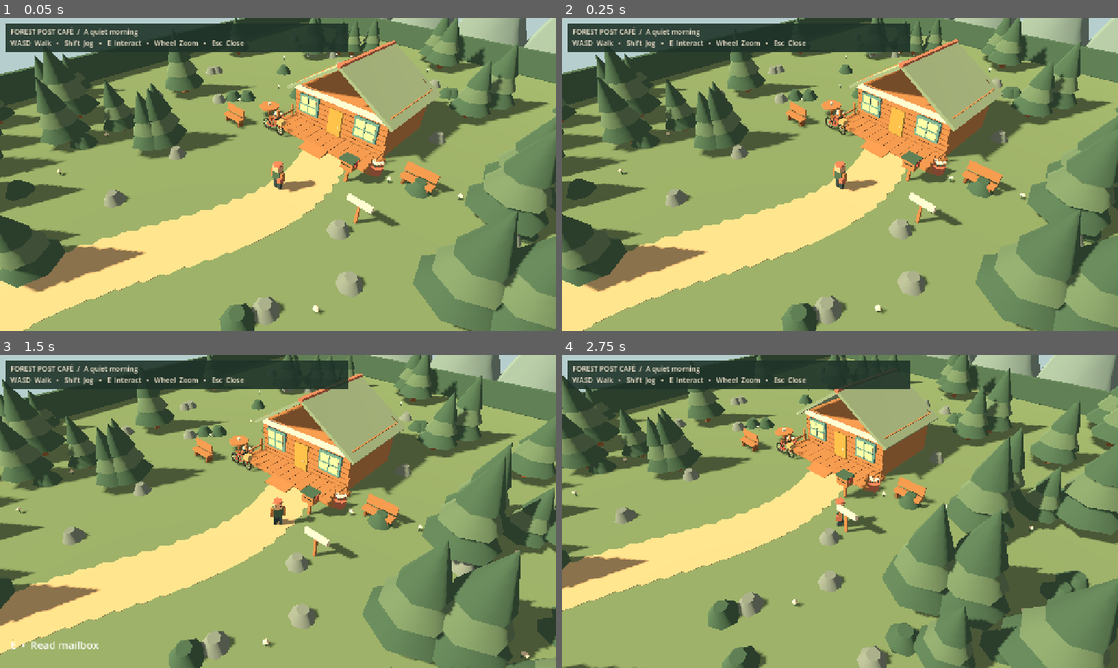
Above: before the commit, frames 1-4 (two rows, left to right).
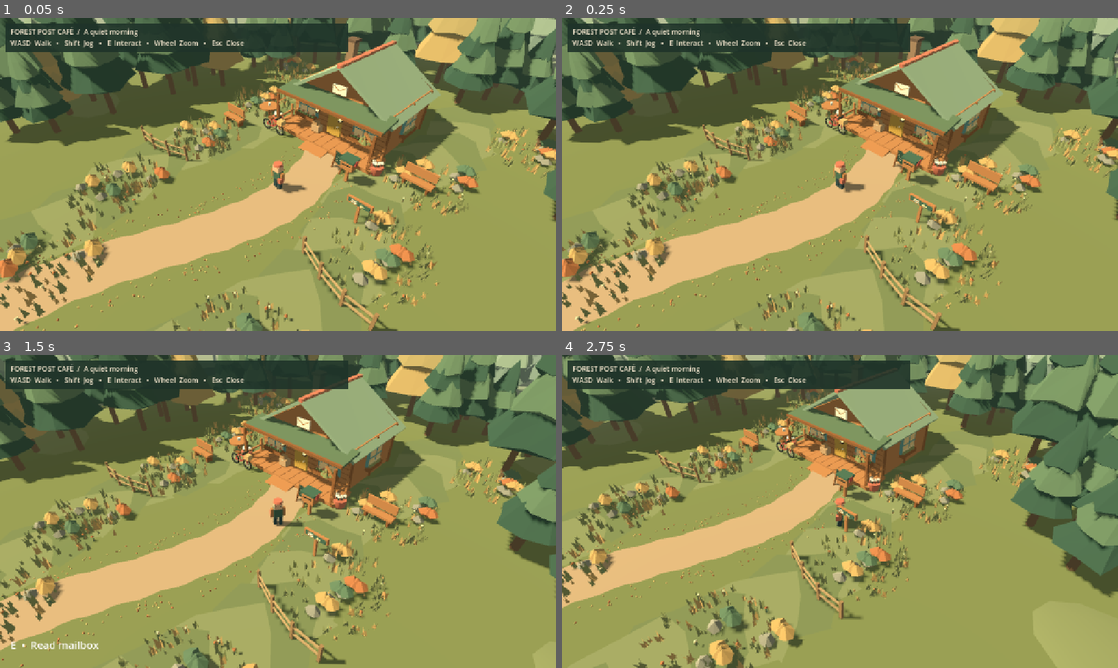
Above: after the commit, the same moments.

Repository: VietCodeBug/a-place-to-belong
Game: Godot game, scene res://scenes/world/forest_hub.tscn
Same seed, same stepped clock (60 frames per second), same inputs: the game is played once before the commit and once after it.
Inputs (mouse positions are in pixels of both pictures, inside the frame that each line leads up to):
- Up to frame 1 (0.05 s): no input
- Up to frame 2 (0.25 s): no input
- Up to frame 3 (1.5 s): move the mouse to (400, 495) at 0.52 s; hold D (move_right) 0.53-1.28 s; hold E (interact) 0.53-1.28 s; click (400, 495) at 0.67 s; move the mouse to (166, 527) at 1.27 s; hold S (move_down) from 1.28 s (still down); tap Shift (jog) at 1.35 s
- Up to frame 4 (2.75 s): move the mouse to (895, 442) at 2.02 s; release S (move_down) at 2.03 s; hold D (move_right) from 2.03 s (still down); hold E (interact) from 2.03 s (still down)

The runs differ from the first frame. In frame 1, 56% of the frame differs, in the area x 0-100%, y 0-100%; in frame 2, 56%; in frame 3, 56%; in frame 4, 58%.

Commit message:
Shape an early autumn woodland around the playable cafe hub

Diff:
--- /dev/null
+++ b/assets/palettes/early_autumn.tres
@@ -0,0 +1,4 @@
+[gd_resource type="Resource" script_class="ForestPalette" load_steps=2 format=3]
+[ext_resource type="Script" path="res://scripts/world/forest_palette.gd" id="1"]
+[resource]
+script = ExtResource("1")
--- a/project.godot
+++ b/project.godot
@@ -11,3 +11,5 @@
 renderer/rendering_method="gl_compatibility"
 renderer/rendering_method.mobile="gl_compatibility"
 environment/defaults/default_clear_color=Color(0.65,0.78,0.79,1)
+
+anti_aliasing/quality/msaa_3d=2
--- a/scripts/world/forest_hub.gd
+++ b/scripts/world/forest_hub.gd
@@ -3,29 +3,45 @@
 var player: CharacterBody3D
 var mailbox: Node3D
 var ui: CanvasLayer
+const PALETTE = preload("res://assets/palettes/early_autumn.tres")
 
 func _ready() -> void:
 	configure_inputs()
 	var environment := WorldEnvironment.new()
 	var settings := Environment.new()
 	settings.background_mode = Environment.BG_COLOR
-	settings.background_color = Color("B6CFCE")
+	settings.background_color = PALETTE.haze
 	settings.ambient_light_source = Environment.AMBIENT_SOURCE_COLOR
-	settings.ambient_light_color = Color("F6E8D0")
-	settings.ambient_light_energy = 0.4
+	settings.ambient_light_color = Color("DBDDC8")
+	settings.ambient_light_energy = 0.45
+	settings.fog_enabled = true
+	settings.fog_light_color = PALETTE.haze
+	settings.fog_light_energy = 0.7
+	settings.fog_mode = Environment.FOG_MODE_DEPTH
+	settings.fog_depth_begin = 24.0
+	settings.fog_depth_end = 100.0
+	settings.fog_depth_curve = 1.4
+	settings.tonemap_mode = Environment.TONE_MAPPER_LINEAR
 	environment.environment = settings
 	add_child(environment)
 	var sun := DirectionalLight3D.new()
-	sun.rotation_degrees = Vector3(-38,-35,0)
-	sun.light_color = Color("FFE1AF")
-	sun.light_energy = 0.7
+	sun.rotation_degrees = Vector3(-48,-48,0)
+	sun.light_color = Color("FFE3B8")
+	sun.light_energy = 0.55
+	sun.directional_shadow_max_distance = 65
+	sun.shadow_blur = 2.0
+	sun.shadow_normal_bias = 2.0
+	sun.shadow_bias = 0.12
+	sun.light_angular_distance = 2.5
 	sun.shadow_enabled = true
 	add_child(sun)
-	S.box(self,Vector3(0,-0.3,0),Vector3(48,0.6,48),"78956D",true)
-	# A gently winding sandy route; broad overlapping patches avoid visible gaps.
-	for i in range(32):
-		var z := -8.0+i*0.95
-		S.cone(self,Vector3(sin(z*0.22)*2,0.012,z),1.8,0.025,"D8BF91",1.8)
+	S.box(self,Vector3(0,-0.3,0),Vector3(48,0.6,48),PALETTE.ground.to_html(),true)
+	S.box(self,Vector3(0,-0.85,-10),Vector3(160,0.6,160),"7B896C")
+	build_ground()
+	var woods := Node3D.new()
+	woods.name = "EarlyAutumnWoodland"
+	woods.set_script(preload("res://scripts/world/woodland.gd"))
+	add_child(woods)
 	build_cafe()
 	mailbox = preload("res://scenes/props/mailbox.tscn").instantiate()
 	mailbox.name = "Mailbox"
@@ -38,35 +54,28 @@
 	S.box(self,Vector3(-6,0.35,1),Vector3(0.2,0.7,0.2),"92633F",true)
 	S.cone(self,Vector3(-6,0.93,1),0.12,0.22,"F6E8D0",0.14)
 	S.box(self,Vector3(6,0.8,6),Vector3(0.15,1.6,0.15),"B88254",true)
-	S.box(self,Vector3(6,1.5,6),Vector3(1.5,0.4,0.15),"F6E8D0")
-	var rng := RandomNumberGenerator.new()
-	rng.seed = 4816
-	for i in range(65):
-		var p := Vector3(rng.randf_range(-22,22),0,rng.randf_range(-22,22))
-		if absf(p.x) < 8 and p.z > -10 and p.z < 19:
-			continue
-		build_tree(p,rng.randf_range(0.8,1.4))
-	for i in range(90):
-		var p := Vector3(rng.randf_range(-19,19),0,rng.randf_range(-18,19))
-		if absf(p.x) < 5 and p.z > -9:
-			continue
-		if i % 3 == 0:
-			S.cone(self,p+Vector3(0,0.3,0),0.65,0.6,"82948E",0.3)
-		elif i % 3 == 1:
-			S.cone(self,p+Vector3(0,0.35,0),0.8,0.7,"496B59",0.35)
-		else:
-			flower(p)
+	var direction_board := S.box(self,Vector3(6,1.5,6),Vector3(1.5,0.4,0.15),"B88254")
+	direction_board.rotation.z = 0.06
+	S.box(self,Vector3(6,1.5,6.09),Vector3(1.3,0.27,0.035),"496B59")
+	S.box(self,Vector3(5.7,1.5,6.12),Vector3(0.32,0.19,0.02),"F6E8D0")
+	S.beam(self,Vector3(5.54,1.59,6.14),Vector3(5.7,1.48,6.14),0.02,"92633F")
+	S.beam(self,Vector3(5.7,1.48,6.14),Vector3(5.86,1.59,6.14),0.02,"92633F")
+	S.beam(self,Vector3(6.35,1.5,6.14),Vector3(6.1,1.5,6.14),0.035,"E9D4A1")
+	S.beam(self,Vector3(6.1,1.5,6.14),Vector3(6.2,1.6,6.14),0.035,"E9D4A1")
+	S.beam(self,Vector3(6.1,1.5,6.14),Vector3(6.2,1.4,6.14),0.035,"E9D4A1")
 	for x in [-4.5,4.5]:
 		S.cone(self,Vector3(x,0.3,1.5),0.38,0.6,"C87760",0.48)
 		for j in range(5):
 			flower(Vector3(x+(j-2)*0.12,0.55,1.5+sin(j)*0.2))
 	# Solid trunks and terrain perimeter keep the hub bounded.
 	for p in [Vector3(-24,1,0),Vector3(24,1,0)]:
-		S.box(self,p,Vector3(0.5,3,48),"496B59",true)
+		S.box(self,p,Vector3(0.5,3,48),"496B59",true).visible = false
 	for z in [-24,24]:
-		S.box(self,Vector3(0,1,z),Vector3(48,3,0.5),"496B59",true)
+		S.box(self,Vector3(0,1,z),Vector3(48,3,0.5),"496B59",true).visible = false
 	for i in range(9):
-		S.cone(self,Vector3(-36+i*9,2,-34),8,14+(i%3)*3,"7E9B9A")
+		S.cone(self,Vector3(-45+i*12,-2,-47),13,16+(i%3)*4,"9DAFA5")
+	decorate_cafe()
+	build_fences()
 	player = preload("res://scenes/player/postal_worker.tscn").instantiate()
 	player.name = "Player"
 	add_child(player)
@@ -132,15 +141,6 @@
 	var ramp := S.box(cafe,Vector3(0,0.07,2.35),Vector3(2,0.15,1.2),"B88254",true)
 	ramp.rotation.x = 0.2
 
-func build_tree(p: Vector3, scale_factor: float) -> void:
-	var tree := Node3D.new()
-	add_child(tree)
-	tree.position = p
-	tree.scale = Vector3.ONE*scale_factor
-	S.box(tree,Vector3(0,1,0),Vector3(0.35,2,0.35),"92633F",true)
-	for tier in range(3):
-		S.cone(tree,Vector3(0,1.7+tier*0.9,0),1.5-tier*0.33,2,"496B59" if tier%2 == 0 else "66856B")
-
 func flower(p: Vector3) -> void:
 	S.cone(self,p+Vector3(0,0.16,0),0.035,0.32,"496B59",0.035)
 	S.cone(self,p+Vector3(0,0.35,0),0.15,0.09,"F6E8D0",0.08)
@@ -186,3 +186,129 @@
 	bike.add_child(body)
 	body.add_child(collision)
 	collision.position.y = 0.5
+
+func build_ground() -> void:
+	# Continuous path ribbon with irregular verges instead of overlapping disks.
+	var st := SurfaceTool.new()
+	st.begin(Mesh.PRIMITIVE_TRIANGLES)
+	var edges: Array[Vector3] = []
+	for i in range(59):
+		var z := -5.0+i*0.5
+		var center := sin(z*0.22)*2
+		var width := 1.5+sin(i*1.7)*0.08
+		edges.append(Vector3(center-width,0.045,z))
+		edges.append(Vector3(center+width,0.045,z))
+	for i in range(58):
+		var a := i*2
+		for index in [a,a+1,a+2,a+1,a+3,a+2]:
+			st.add_vertex(edges[index])
+	st.generate_normals()
+	S.mesh(self,st.commit(),Vector3.ZERO,PALETTE.path.to_html()).cast_shadow = GeometryInstance3D.SHADOW_CASTING_SETTING_OFF
+	# Low faceted rises frame the clearing without changing the playable center.
+	for item in [Vector3(-17,0,-12),Vector3(14,0,-14),Vector3(-19,0,11),Vector3(19,0,4)]:
+		var shape := SphereMesh.new()
+		shape.radial_segments = 12
+		shape.rings = 5
+		var hill := S.mesh(self,shape,item-Vector3.UP*0.6,"869165")
+		hill.scale = Vector3(8,2.0,6)
+		hill.create_trimesh_collision()
+	# Single-surface organic meadow patches avoid thin, overlapping cylinder caps.
+	for i in range(13):
+		var z := -9.0+i*2.5
+		for side in [-1,1]:
+			var center := Vector3(side*(6.2+sin(i)*0.8),0.01+i*0.0015,z)
+			var patch := SurfaceTool.new()
+			patch.begin(Mesh.PRIMITIVE_TRIANGLES)
+			for j in range(11):
+				var angle := j*TAU/11
+				var next := (j+1)*TAU/11
+				var r := 2.4+sin(j*2.2+i)*0.35
+				var r_next := 2.4+sin((j+1)*2.2+i)*0.35
+				patch.set_normal(Vector3.UP)
+				patch.add_vertex(Vector3.ZERO)
+				patch.add_vertex(Vector3(cos(angle)*r,0,sin(angle)*r*1.3))
+				patch.add_vertex(Vector3(cos(next)*r_next,0,sin(next)*r_next*1.3))
+			var n := S.mesh(self,patch.commit(),center,"879267" if i%2 else "75845B")
+			n.cast_shadow = GeometryInstance3D.SHADOW_CASTING_SETTING_OFF
+
+func decorate_cafe() -> void:
+	var cafe: Node3D = $Cafe
+	# Chimney, ridge tiles, and a sloping porch canopy preserve the original gable.
+	S.box(cafe,Vector3(-2,4.8,-4),Vector3(0.65,2,0.65),"9D8268")
+	S.box(cafe,Vector3(-2,5.85,-4),Vector3(0.85,0.18,0.85),"715F50")
+	for i in range(12):
+		S.box(cafe,Vector3(0,5.57,-6.35+i*0.6),Vector3(0.38,0.16,0.45),"BD8061")
+	var awning := S.box(cafe,Vector3(0,3.08,0.7),Vector3(8.8,0.16,1.9),"637C60")
+	awning.rotation.x = 0.13
+	S.box(cafe,Vector3(0,2.95,1.65),Vector3(8.8,0.2,0.18),"92633F")
+	for x in [-4.1,4.1]:
+		S.box(cafe,Vector3(x,1.55,1.85),Vector3(0.18,2.5,0.18),"92633F",true)
+		S.beam(cafe,Vector3(x,2.15,1.85),Vector3(x*0.82,2.75,1.85),0.12,"B88254")
+	for x in [-2.5,2.5]:
+		# Flower boxes beneath warm windows.
+		S.box(cafe,Vector3(x,1.04,0.45),Vector3(1.9,0.28,0.48),"92633F")
+		for j in range(7):
+			var p := Vector3(x-0.72+j*0.24,1.18,0.45)
+			S.cone(cafe,p,0.18,0.3,"6C865A",0.07)
+			S.cone(cafe,p+Vector3.UP*0.22,0.13,0.12,"E9D4A1" if j%2 else "C78D69",0.06)
+		# Warm window material, restrained emission rather than extra shadow lights.
+		var glass := S.material("F4D5A0").duplicate()
+		glass.emission_enabled = true
+		glass.emission = Color("D29A53")
+		glass.emission_energy_multiplier = 0.25
+		var pane := S.box(cafe,Vector3(x,1.8,0.245),Vector3(1.45,1.15,0.02),"F4D5A0")
+		pane.material_override = glass
+	for x in [-1.0,1.0]:
+		S.beam(cafe,Vector3(x,2.7,1),Vector3(x,2.25,1),0.035,"574C3C")
+		S.box(cafe,Vector3(x,2.19,1),Vector3(0.25,0.08,0.25),"574C3C")
+		var lamp := S.box(cafe,Vector3(x,2.35,1),Vector3(0.17,0.25,0.17),"F8D99F")
+		var glow := S.material("F8D99F").duplicate()
+		glow.emission_enabled = true
+		glow.emission = Color("F8CA82")
+		lamp.material_override = glow
+		S.box(cafe,Vector3(x,2.52,1),Vector3(0.28,0.07,0.28),"574C3C")
+	# Timber framing and a side window give the camera-facing wall a lived-in silhouette.
+	for z in [-5.8,-3.0,-0.2]:
+		S.box(cafe,Vector3(4.06,1.6,z),Vector3(0.14,3.2,0.14),"92633F")
+	S.box(cafe,Vector3(4.1,1.85,-3),Vector3(0.18,1.5,1.75),"659A98")
+	S.box(cafe,Vector3(4.21,1.85,-3),Vector3(0.035,1.23,1.47),"E7C890")
+	S.box(cafe,Vector3(4.24,1.85,-3),Vector3(0.04,1.32,0.08),"659A98")
+	S.box(cafe,Vector3(4.24,1.85,-3),Vector3(0.04,0.08,1.55),"659A98")
+	S.box(cafe,Vector3(4.25,0.99,-3),Vector3(0.4,0.28,1.8),"92633F")
+	for j in range(6):
+		S.cone(cafe,Vector3(4.25,1.21,-3.65+j*0.25),0.21,0.32,"8C9563",0.05)
+		S.cone(cafe,Vector3(4.25,1.42,-3.65+j*0.25),0.11,0.1,"E9D4A1",0.04)
+	# Hanging botanical baskets on the outer ends of the canopy.
+	for x in [-3.5,3.5]:
+		S.beam(cafe,Vector3(x,2.9,1.8),Vector3(x,2.25,1.8),0.035,"574C3C")
+		S.cone(cafe,Vector3(x,2.13,1.8),0.2,0.3,"B88254",0.33)
+		for j in range(5):
+			S.cone(cafe,Vector3(x+cos(j*1.3)*0.24,2.27,1.8+sin(j*1.3)*0.24),0.21,0.3,"8C9563",0.05)
+	# Freestanding café menu, parcels and envelope-shaped postal plaque.
+	var menu := Node3D.new()
+	add_child(menu)
+	menu.position = Vector3(2.6,0,2.9)
+	menu.rotation.y = -0.2
+	S.box(menu,Vector3(0,0.9,0),Vector3(0.9,1.1,0.12),"B88254",true)
+	S.box(menu,Vector3(0,0.9,0.07),Vector3(0.71,0.88,0.03),"354E44")
+	for side in [-1,1]:
+		S.beam(menu,Vector3(side*0.38,0,0.3),Vector3(side*0.38,1.4,0),0.08,"92633F")
+	for i in range(3):
+		S.box(menu,Vector3(-0.04,1.02-i*0.17,0.095),Vector3(0.45-i*0.07,0.025,0.01),"D9C9A6")
+	S.box(cafe,Vector3(-1.25,0.56,0.55),Vector3(0.7,0.5,0.55),"C6A47B")
+	S.box(cafe,Vector3(-1.25,0.82,0.55),Vector3(0.13,0.02,0.56),"E2CAA4")
+	S.box(cafe,Vector3(-1.35,0.94,0.55),Vector3(0.45,0.24,0.4),"B49168")
+	S.box(cafe,Vector3(0,3.85,0.04),Vector3(1.1,0.62,0.12),"F6E8D0")
+	S.beam(cafe,Vector3(-0.5,4.1,0.12),Vector3(0,3.8,0.12),0.035,"B88254")
+	S.beam(cafe,Vector3(0,3.8,0.12),Vector3(0.5,4.1,0.12),0.035,"B88254")
+
+func build_fences() -> void:
+	# Short fence arcs guide toward the clearing rather than boxing in the player.
+	for side in [-1,1]:
+		for i in range(4):
+			var x: float = side*(5.3+i*1.45)
+			var z := 9.5+sin(i*0.65)*0.9
+			S.box(self,Vector3(x,0.64,z),Vector3(0.14,1.28,0.14),"9E805B",true)
+			if i < 3:
+				for y in [0.45,0.98]:
+					S.beam(self,Vector3(x,y,z),Vector3(x+side*1.45,y,9.5+sin((i+1)*0.65)*0.9),0.09,"B49A70")
--- /dev/null
+++ b/scripts/world/forest_palette.gd
@@ -0,0 +1,12 @@
+class_name ForestPalette
+extends Resource
+## Art-only season data. Geometry/layout and gameplay remain independent.
+@export var ground := Color("7B8757")
+@export var meadow := Color("8C9563")
+@export var pine := Color("405F50")
+@export var pine_light := Color("638065")
+@export var gold := Color("C7A56A")
+@export var rust := Color("B87950")
+@export var flowers := Color("E9D4A1")
+@export var path := Color("B8A080")
+@export var haze := Color("B7C4B4")
--- a/scripts/world/shapes.gd
+++ b/scripts/world/shapes.gd
@@ -1,10 +1,15 @@
 class_name ForestShapes
 extends RefCounted
 
+static var materials: Dictionary = {}
+
 static func material(hex: String) -> StandardMaterial3D:
+	if materials.has(hex):
+		return materials[hex]
 	var m := StandardMaterial3D.new()
 	m.albedo_color = Color(hex)
 	m.roughness = 1.0
+	materials[hex] = m
 	return m
 
 static func mesh(parent: Node3D, shape: Mesh, at: Vector3, color: String) -> MeshInstance3D:
--- /dev/null
+++ b/scripts/world/woodland.gd
@@ -0,0 +1,175 @@
+extends Node3D
+## Deterministic clustered woodland; repeated geometry is GPU-instanced by mesh/color.
+const S = preload("res://scripts/world/shapes.gd")
+@export var palette: ForestPalette = preload("res://assets/palettes/early_autumn.tres")
+var rng := RandomNumberGenerator.new()
+var batches: Dictionary = {}
+var crowns: Array[Mesh] = []
+var pebble: ArrayMesh
+var tuft: ArrayMesh
+var trunk: CylinderMesh
+var tree_counts := [0,0,0]
+var silhouette_counts := [0,0,0]
+
+func _ready() -> void:
+	rng.seed = 4816
+	for variant in range(3):
+		crowns.append(crown_mesh(variant))
+	pebble = rock_mesh()
+	trunk = CylinderMesh.new()
+	trunk.radial_segments = 7
+	trunk.top_radius = 0.65
+	trunk.bottom_radius = 1
+	trunk.height = 1
+	tuft = grass_mesh()
+	plant_forest()
+	plant_gardens()
+	for batch in batches.values():
+		var mm := MultiMesh.new()
+		mm.transform_format = MultiMesh.TRANSFORM_3D
+		mm.mesh = batch.mesh
+		mm.instance_count = batch.transforms.size()
+		for i in range(mm.instance_count):
+			mm.set_instance_transform(i,batch.transforms[i])
+		var instance := MultiMeshInstance3D.new()
+		instance.multimesh = mm
+		instance.material_override = S.material(batch.color)
+		if batch.mesh == tuft:
+			instance.cast_shadow = GeometryInstance3D.SHADOW_CASTING_SETTING_OFF
+		add_child(instance)
+	batches.clear()
+
+func stamp(shape: Mesh, p: Vector3, size: Vector3, color: Color, yaw := 0.0) -> void:
+	var key := str(shape.get_instance_id()) + color.to_html()
+	if not batches.has(key):
+		batches[key] = {"mesh":shape,"color":color.to_html(),"transforms":[]}
+	batches[key].transforms.append(Transform3D(Basis(Vector3.UP,yaw).scaled(size),p))
+
+func triangle(st: SurfaceTool, a: Vector3, b: Vector3, c: Vector3) -> void:
+	st.add_vertex(a)
+	st.add_vertex(c)
+	st.add_vertex(b)
+
+func crown_mesh(variant: int) -> ArrayMesh:
+	var st := SurfaceTool.new()
+	st.begin(Mesh.PRIMITIVE_TRIANGLES)
+	st.set_smooth_group(-1)
+	# Scalloped bough skirts, irregular shoulders and an off-axis tip.
+	var rings: Array[PackedVector3Array] = []
+	for row in range(4):
+		var ring := PackedVector3Array()
+		for j in range(9):
+			var angle := j*TAU/9
+			var radius: float = [0.35,1.0,0.65,0.035][row]
+			radius *= 1.0+sin(j*2.7+variant)*0.16
+			var y: float = [0.0,0.12,0.53,1.0][row]
+			if row == 1:
+				y += (j%2)*0.06
+			var lean := y*0.18 if variant == 2 else 0.0
+			ring.append(Vector3(cos(angle)*radius+lean,y,sin(angle)*radius))
+		rings.append(ring)
+	for row in range(3):
+		for j in range(9):
+			var k := (j+1)%9
+			triangle(st,rings[row][j],rings[row+1][j],rings[row][k])
+			triangle(st,rings[row][k],rings[row+1][j],rings[row+1][k])
+	st.generate_normals()
+	return st.commit()
+
+func grass_mesh() -> ArrayMesh:
+	var st := SurfaceTool.new()
+	st.begin(Mesh.PRIMITIVE_TRIANGLES)
+	st.set_smooth_group(-1)
+	for j in range(3):
+		var a := j*TAU/3
+		var side := Vector3(cos(a),0,sin(a))*0.14
+		var tip := Vector3(sin(a)*0.15,0.6,cos(a)*0.1)
+		triangle(st,-side,tip,side)
+		triangle(st,side,tip,-side)
+	st.generate_normals()
+	return st.commit()
+
+func tree(p: Vector3, category: int, variant: int, distant := false, autumn := false) -> void:
+	tree_counts[category] += 1
+	silhouette_counts[variant] += 1
+	var height: float = [6.8,9.2,12.0][category]*rng.randf_range(0.9,1.1)
+	var width: float = [1.65,2.05,2.5][category]
+	if variant == 1:
+		width *= 1.22
+	var bark := Color("79644D") if not distant else Color("81958A")
+	stamp(trunk,p+Vector3.UP*height*0.29,Vector3(0.25,height*0.58,0.25),bark)
+	if not distant:
+		var body := StaticBody3D.new()
+		var c := CollisionShape3D.new()
+		var shape := CylinderShape3D.new()
+		shape.radius = 0.3
+		shape.height = height*0.6
+		c.shape = shape
+		body.add_child(c)
+		add_child(body)
+		body.position = p+Vector3.UP*height*0.3
+	var tiers := 4 if variant == 0 else 3
+	for tier in range(tiers):
+		var t := float(tier)/tiers
+		var color := palette.pine if tier%2 == 0 else palette.pine_light
+		if autumn:
+			color = palette.gold.lerp(palette.pine_light,0.18+0.12*(tier%2))
+		if distant:
+			color = color.lerp(palette.haze,0.42)
+		var at := p+Vector3(sin(tier*2.1)*0.14,height*(0.20+t*0.53),0)
+		stamp(crowns[variant],at,Vector3(width*(1-t*0.68),height*0.38,width*(1-t*0.68)),color,rng.randf_range(0,TAU))
+
+func plant_forest() -> void:
+	# Clumps frame an open café clearing; keep the southeast follow-camera corridor open.
+	var centers := [Vector2(-14,-9),Vector2(-6,-15),Vector2(4,-16),Vector2(14,-12),Vector2(-17,2),Vector2(18,-3),Vector2(-18,13)]
+	for cluster in range(centers.size()):
+		for j in range(8):
+			var a := j*2.4+cluster
+			var r := sqrt(float(j))*1.6
+			var v: Vector2 = centers[cluster]+Vector2(cos(a),sin(a))*r
+			tree(Vector3(v.x,0,v.y),(j+cluster)%3,(j+cluster*2)%3,false,(j+cluster*3)%9 == 0)
+	# Cool, staggered outer treeline, outside the playable boundary.
+	for j in range(35):
+		var p := Vector3(-38+(j%18)*4.4,-0.5,-28-floorf(j/18.0)*9)
+		tree(p,1+j%2,j%3,true)
+	for j in range(11):
+		tree(Vector3(-29,0,-18+j*4),j%3,j%3,true)
+
+func plant_gardens() -> void:
+	# Organic islands, with clear walking space through the middle of the path.
+	var gardens := [Vector3(-7,0,7),Vector3(-8,0,0),Vector3(7.5,0,0),Vector3(8,0,7),Vector3(-6,0,14),Vector3(6.5,0,15),Vector3(-11,0,-7),Vector3(11,0,-8),Vector3(-3,0,19)]
+	for center in gardens:
+		for j in range(80):
+			var a := rng.randf_range(0,TAU)
+			var r := sqrt(rng.randf())*2.8
+			var p: Vector3 = center+Vector3(cos(a)*r,0.03,sin(a)*r)
+			stamp(tuft,p,Vector3.ONE*rng.randf_range(0.4,1.3),palette.meadow if j%3 else palette.gold,a)
+			if j%8 == 0:
+				var bloom := palette.flowers if j%16 == 0 else palette.rust
+				stamp(pebble,p+Vector3.UP*0.35,Vector3(0.17,0.09,0.17),bloom)
+				stamp(tuft,p,Vector3(0.3,0.65,0.3),palette.pine_light,a)
+		for j in range(4):
+			var p: Vector3 = center+Vector3(rng.randf_range(-2,2),0,rng.randf_range(-2,2))
+			stamp(pebble,p+Vector3.UP*0.25,Vector3(0.8,0.6,0.65),Color("969787"),j)
+			for k in range(3):
+				stamp(pebble,p+Vector3(k*0.25,0.5,-0.7),Vector3(0.8,0.8,0.75),palette.gold if j%3 == 0 else (palette.pine_light if j%3 == 1 else palette.rust),k)
+	# Leaf litter hugs the verges, never covers the whole meadow.
+	for j in range(190):
+		var z := rng.randf_range(3,23)
+		var x := sin(z*0.22)*2+(1 if j%2 else -1)*rng.randf_range(1.65,2.8)
+		stamp(pebble,Vector3(x,0.045,z),Vector3(0.14,0.025,0.09),palette.gold if j%3 else palette.rust,j)
+
+func rock_mesh() -> ArrayMesh:
+	var st := SurfaceTool.new()
+	st.begin(Mesh.PRIMITIVE_TRIANGLES)
+	st.set_smooth_group(-1)
+	var ring := PackedVector3Array()
+	for j in range(7):
+		var a := j*TAU/7
+		ring.append(Vector3(cos(a)*0.5,0.03+sin(j*2.7)*0.09,sin(a)*0.48))
+	for j in range(7):
+		var k := (j+1)%7
+		triangle(st,ring[j],Vector3(0.09,0.5,-0.07),ring[k])
+		triangle(st,ring[k],Vector3(-0.06,-0.4,0.03),ring[j])
+	st.generate_normals()
+	return st.commit()
--- a/tools/capture.gd
+++ b/tools/capture.gd
@@ -1,11 +1,42 @@
 extends SceneTree
+## Actual renderer capture. Requires a display; never substitute headless images.
+## -- --output=/absolute/folder writes three reproducible angles.
 func _initialize() -> void:
 	call_deferred("capture")
+
 func capture() -> void:
+	if DisplayServer.get_name() == "headless":
+		push_error("Capture requires an actual display and renderer")
+		quit(1)
+		return
+	var folder := "/tmp/forest-captures"
+	for arg in OS.get_cmdline_user_args():
+		if arg.begins_with("--output="):
+			folder = arg.trim_prefix("--output=")
+	DirAccess.make_dir_recursive_absolute(folder)
 	var hub = load("res://scenes/world/forest_hub.tscn").instantiate()
 	root.add_child(hub)
-	for i in range(20):
+	for i in range(12):
+		await process_frame
+	await save_frame(folder.path_join("01-playable-view.png"))
+	hub.ui.hide()
+	var camera: Camera3D = root.get_camera_3d()
+	camera.set_process(false)
+	camera.position = Vector3(19,16,24)
+	camera.fov = 50
+	camera.look_at(Vector3(-1,3,-3))
+	await save_frame(folder.path_join("02-woodland-clearing.png"))
+	camera.position = Vector3(10,7.8,13)
+	camera.look_at(Vector3(0,2,0))
+	await save_frame(folder.path_join("03-cafe-porch.png"))
+	print("Rendered captures saved to ",folder)
+	quit()
+
+func save_frame(path: String) -> void:
+	for i in range(3):
 		await process_frame
 	await RenderingServer.frame_post_draw
-	root.get_texture().get_image().save_png("/tmp/forest-post-cafe.png")
-	quit()
+	var error := root.get_texture().get_image().save_png(path)
+	if error != OK:
+		push_error("PNG save failed: " + path)
+		quit(1)
Not shown, added: docs/screenshots/.gdignore
Binary file added: docs/screenshots/early-autumn/01-playable-view.png
Binary file added: docs/screenshots/early-autumn/02-woodland-clearing.png
Binary file added: docs/screenshots/early-autumn/03-cafe-porch.png
Not shown, added: scripts/world/forest_palette.gd.uid
Not shown, added: scripts/world/woodland.gd.uid
Not shown, changed: AGENTS.md
Not shown, added: docs/early-autumn-art-pass.md
Not shown, changed: docs/phase-01.md
